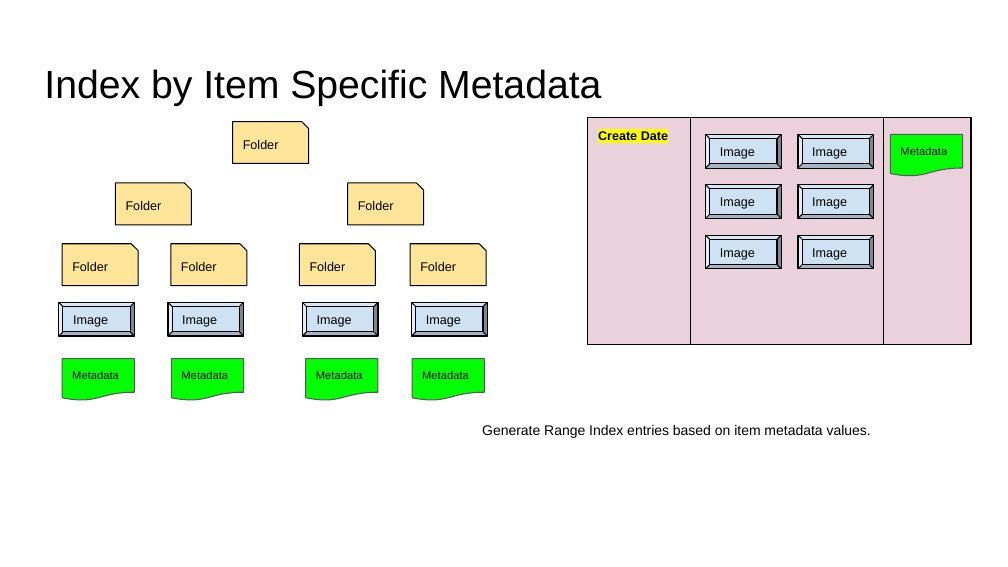
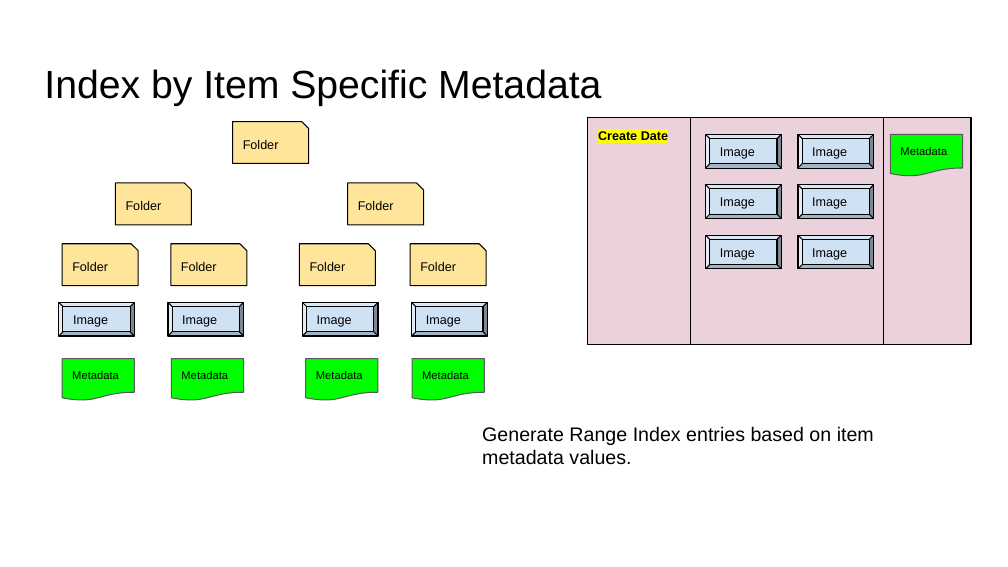
Before and after one commit to Georgetown-University-Libraries/File-Analyzer-Test-Data, a slide deck: slide 4 of iiif/tutorial-screenshots/IIIFScenarios.pptx. Drawn at 1008x567 pixels with LibreOffice and Linux fonts; fonts in the diff are those of the drawing. Boxes give left, top, right and bottom in pixels: in the first picture for what was removed or moved away, otherwise in the second. Text is boxed around its words. In the diff, an @@ line names an element or a change of style, - is before the commit and + after.

```diff
--- a/iiif/tutorial-screenshots/IIIFScenarios.pptx
+++ b/iiif/tutorial-screenshots/IIIFScenarios.pptx
@@ text "Generate Range Index entries based ..." at box(482, 426, 874, 465): size 10 to 14 pt @@
```
Also in this commit, not shown: 8 other slides changed, 10 other files.
